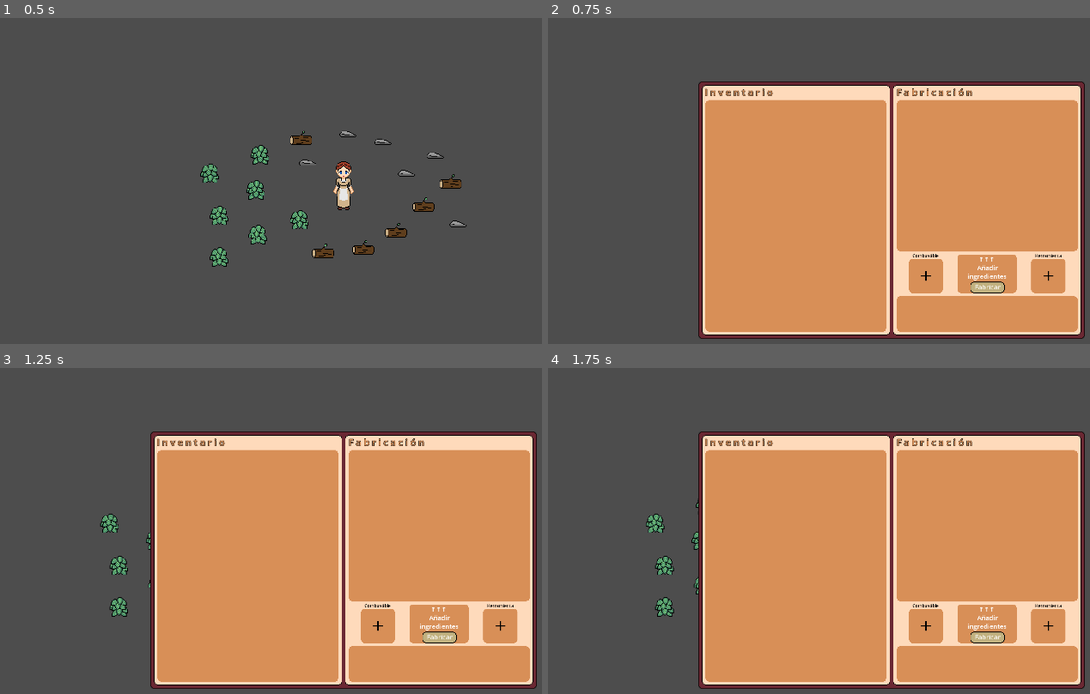
Above: before the commit, frames 1-4 (two rows, left to right).
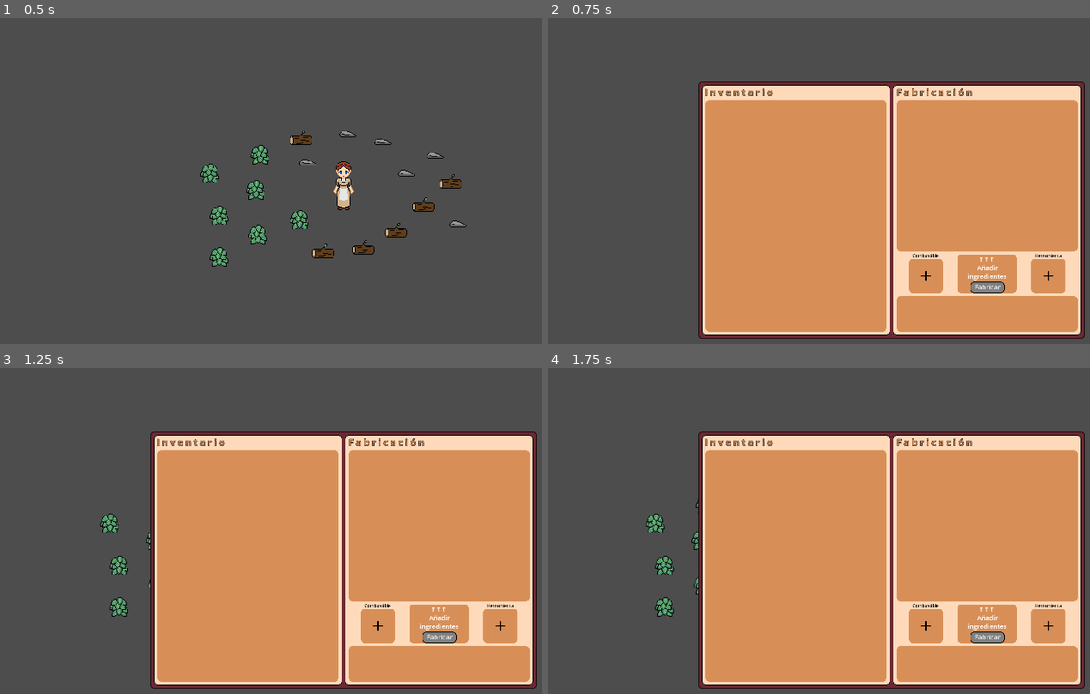
Above: after the commit, the same moments.

Repository: MarcosGomez66/isla_solitaria
Game: Godot game, scene res://main/testscene.tscn
The game is run twice, just before and just after one commit, with the same random seed, the same clock (stepped at 60 frames per second) and the same inputs.
Inputs (mouse positions are in pixels of both pictures, inside the frame that each line leads up to):
- Up to frame 1 (0.5 s): no input
- Up to frame 2 (0.75 s): tap Enter at 0.5 s; hold D (move_right) from 0.53 s (still down); hold R (craft) from 0.53 s (still down)
- Up to frame 3 (1.25 s): keep holding D (move_right); keep holding R (craft); tap F (interact) at 0.8 s
- Up to frame 4 (1.75 s): release D (move_right) at 1.25 s; release R (craft) at 1.25 s; click (927, 625) at 1.27 s

Frame 1 is identical in both runs. In frame 2, 0.2% of the frame differs, in the area x 77-85%, y 81-85%; in frame 3, 0.2%; in frame 4, 0.2%.

Commit message:
agregar el codigo para la fabricacion de objetos desde el menu

Diff:
--- a/inventory_craft.gd
+++ b/inventory_craft.gd
@@ -12,6 +12,8 @@
 var max_items = 2
 var max_stack = 5
 
+var not_stackable = ['pole', 'pic', 'axe', 'knife', 'hammer']
+
 #variables para la comprovacion
 
 func _ready() -> void:
@@ -21,7 +23,9 @@
 	define_recipes()
 
 	add_item()
-	craft_button_status('', '', '')
+	craft_button_status('', '')
+
+	conectar_boton()
 
 func update_inventory():
 	#Aca empieza el codigo nuevo
@@ -86,6 +90,7 @@
 	update_entry_items()
 	check_recipe()
 
+	update_out_item()
 
 # manejo de receta
 @onready var craft_button = $Panel/DoneButton
@@ -98,10 +103,16 @@
 @onready var tool_acept_button = $Panel/ToolPanel/AceptButton
 @onready var tool_cancel_button = $Panel/ToolPanel/CancelButton
 
+@onready var craft_timer = $Panel/CraftTimer
+var current_recipe = {}
+var output_item = {}
+var is_crafting := false
+var craft_time := 0.0
+
 var recipes = []
-var metadatos = ['type', 'uses', 'fuel_req', 'tool_req', 'healing', 'damage'] #metadatos que pueden tener los items
-
-# agregar cuerda para pruebas
+# algunos metadatos que puedo usar = 'type', 'uses', 'fuel_req', 'tool_req', 'healing', 'damage', craft_time
+
+# agregar items para pruebas
 func add_item():
 	inventory.append(
 		{
@@ -112,11 +123,13 @@
 			'meta': {
 					'type': 'material',
 					'fuel_req': 'none',
-					'tool_req': 'none'
+					'tool_req': 'none',
+					'craft_time': 3
 				}
 		}
 	)
 
+#manejar las recetas desde un archivo .gd aparte
 func define_recipes():
 	recipes = [
 		{ #cuerda
@@ -129,7 +142,23 @@
 				'meta': {
 					'type': 'material',
 					'fuel_req': 'none',
-					'tool_req': 'none'
+					'tool_req': 'none',
+					'craft_time': 3
+				}
+			}
+		},
+		{ #pico improvisado
+			'in': [{'name': 'Madera', 'count': 1}, {'name': 'Piedra', 'count': 1}, {'name': 'Cuerda', 'count': 1}],
+			'out': {
+				'name': 'Pico improvisado',
+				'count': 1,
+				'icon': preload("res://assets/inventory_icons/pico_improvisado_icon.png"),
+				'description': 'Herramienta util para obtener minerales de peñascos',
+				'meta': {
+					'type': 'pickaxe',
+					'fuel_req': 'none',
+					'tool_req': 'none',
+					'craft_time': 5
 				}
 			}
 		},
@@ -143,21 +172,23 @@
 				'meta': {
 					'type': 'axe',
 					'fuel_req': 'none',
-					'tool_req': 'none'
-				}
-			}
-		},
-		{ #pico improvisado
-			'in': [{'name': 'Madera', 'count': 1}, {'name': 'Piedra', 'count': 1}, {'name': 'Cuerda', 'count': 1}],
-			'out': {
-				'name': 'Pico improvisado',
-				'count': 1,
-				'icon': preload("res://assets/inventory_icons/pico_improvisado_icon.png"),
-				'description': 'Herramienta util para obtener minerales de peñascos',
-				'meta': {
-					'type': 'pickaxe',
-					'fuel_req': 'none',
-					'tool_req': 'none'
+					'tool_req': 'none',
+					'craft_time': 5
+				}
+			}
+		},
+		{ #martillo improvisado
+			'in': [{'name': 'Madera', 'count': 1}, {'name': 'Piedra', 'count': 1}, {'name': 'Cuerda', 'count': 3}],
+			'out': {
+				'name': 'Martillo improvisado',
+				'count': 1,
+				'icon': preload("res://assets/inventory_icons/martillo_improvisado_icon.png"),
+				'description': 'Herramienta util para golpear la madera o el metal',
+				'meta': {
+					'type': 'hammer',
+					'fuel_req': 'none',
+					'tool_req': 'none',
+					'craft_time': 5
 				}
 			}
 		},
@@ -171,28 +202,49 @@
 				'meta': {
 					'type': 'knife',
 					'fuel_req': 'none',
-					'tool_req': 'none'
+					'tool_req': 'none',
+					'craft_time': 5
+				}
+			}
+		},
+		{ #garrote
+			'in': [{'name': 'Madera', 'count': 1}, {'name': 'Cuerda', 'count': 1}],
+			'out': {
+				'name': 'Garrote',
+				'count': 1,
+				'icon': preload("res://assets/inventory_icons/garrote_icon.png"),
+				'description': 'Arma provicional pero mejor que nada',
+				'meta': {
+					'type': 'pole',
+					'fuel_req': 'none',
+					'tool_req': 'none',
+					'craft_time': 5
 				}
 			}
 		},
 	]
 
+func conectar_boton(): #hubicar mejor despues xd
+	craft_button.pressed.connect(_on_craft_button_pressed)
+
 func check_recipe():
-	var output_item = {}
+	current_recipe = {}
+	output_item = {}
 	var fuel = 'missing'
 	var tool = 'missing'
 	for recipe in recipes:
 		var found = compare_ing(entry_items, recipe['in'])
 		if found == true:
-			output_item = recipe
+			current_recipe = recipe['in'].duplicate(true)
+			output_item = recipe['out'].duplicate(true)
 	#intento de manejo de combustible y herramienta requeridas
 	if output_item:
-		fuel = fuel_contoller(output_item['out'])
-		tool = tool_contoller(output_item['out'])
+		fuel = fuel_contoller()
+		tool = tool_contoller()
 	#intento de manejo de boton dinamico y dibujo
-	craft_button_status(fuel, tool, output_item)
+	craft_button_status(fuel, tool)
 	if output_item:
-		update_out_item(output_item['out'])
+		update_out_item()
 	else:
 		for i in out_item_container.get_children():
 			i.queue_free()
@@ -203,46 +255,93 @@
 	for r in recipe:
 		var found = false
 		for e in entry:
-			if e['name'] == r['name'] and e['count'] == r['count']:
+			if e['name'] == r['name'] and e['count'] >= r['count']:
 				found = true
 				break
 		if not found:
 			return false
 	return true
 
-func fuel_contoller(out):
+func fuel_contoller():
 	#por el momento solo retornar el estado
-	if out['meta']['fuel_req'] == 'none':
+	if output_item['meta']['fuel_req'] == 'none':
 		return 'done'
 	return 'missing'
 
-func tool_contoller(out):
-	if out['meta']['tool_req'] == 'none':
+func tool_contoller():
+	if output_item['meta']['tool_req'] == 'none':
 		return 'done'
 	return 'missing'
 
-func craft_button_status(fuel, tool, out):
-	craft_button_text.text = '↑↑↑ \n Añadir ingredientes'
-	craft_button.disabled = true
-	if fuel != 'done' and tool != 'done' and entry_items:
-		craft_button_text.text = '↑↑↑ \n Ingredientes incorrectos'
+func craft_button_status(fuel, tool):
+	if is_crafting:
+		var remaining = craft_timer.time_left
+		craft_button_text.text = 'fabricando: %.1f s' % remaining
+		if remaining == 0.0:
+			_on_craftTimer_timeout()
+	else:
+		craft_button_text.text = '↑↑↑ \n Añadir ingredientes'
 		craft_button.disabled = true
-	if fuel != 'done' and tool != 'done' and out:
-		craft_button_text.text = '←←← \n Añadir combustible'
-		craft_button.disabled = true
-	if fuel == 'done' and tool != 'done' and out:
-		craft_button_text.text = '→→→ \n Añadir herramienta'
-		craft_button.disabled = true
-	if fuel == 'done' and tool == 'done' and out:
-		craft_button_text.text = '↓↓↓ \n Todo listo'
-		craft_button.disabled = false
-
-func update_out_item(item):
-	#print(item['name'])
-
-	for i in out_item_container.get_children():
-		i.queue_free()
-	var card = item_card_scene.instantiate()
-	out_item_container.add_child(card)
-	card.set_item(item)
-	#card.move_pressed.connect(_on_move_from_entry)
+		if fuel != 'done' and tool != 'done' and entry_items:
+			craft_button_text.text = '↑↑↑ \n Ingredientes incorrectos'
+			craft_button.disabled = true
+		if fuel != 'done' and tool != 'done' and output_item:
+			craft_button_text.text = '←←← \n Añadir combustible'
+			craft_button.disabled = true
+		if fuel == 'done' and tool != 'done' and output_item:
+			craft_button_text.text = '→→→ \n Añadir herramienta'
+			craft_button.disabled = true
+		if fuel == 'done' and tool == 'done' and output_item:
+			craft_button_text.text = '↓↓↓ \n Todo listo'
+			craft_button.disabled = false
+
+func update_out_item():
+	if output_item:
+		for i in out_item_container.get_children():
+			i.queue_free()
+		var card = item_card_scene.instantiate()
+		out_item_container.add_child(card)
+		card.set_item(output_item)
+		var btn = card.get_child(2)
+		btn.visible = false
+	return
+
+func _on_craft_button_pressed():
+	if is_crafting:
+		return
+
+	is_crafting = true
+	craft_time = output_item['meta']['craft_time']
+	craft_timer.start(craft_time)
+	refresh_ui()
+
+func consume_ingredients():
+	for ing in current_recipe:
+		for ing2 in entry_items:
+			if ing['name'] == ing2['name']:
+				ing['count'] -= ing2['count']
+				if ing['count'] <= 0:
+					entry_items.erase(ing2)
+
+func _process(delta: float) -> void:
+	if is_crafting:
+		craft_button_status('done', 'done')
+
+func _on_craftTimer_timeout():
+	is_crafting = false
+	add_out_to_inventory()
+
+func add_out_to_inventory():
+	#buscar stack existente
+	for slot in inventory:
+		if slot['name'] == output_item['name'] and slot['count'] < max_stack and output_item['meta']['type'] not in not_stackable:
+			slot['count'] += output_item['count']
+			output_item = {}
+			consume_ingredients()
+			refresh_ui()
+			return
+	#crear nuevo stack
+	inventory.append(output_item)
+	output_item = {}
+	consume_ingredients()
+	refresh_ui()
--- a/main/inventory_craft.tscn
+++ b/main/inventory_craft.tscn
@@ -6,6 +6,7 @@
 [ext_resource type="Texture2D" uid="uid://bmmlq2u3o8e5y" path="res://assets/inventory_backgrounds/fondo_btn_usar.png" id="4_pgaex"]
 [ext_resource type="Texture2D" uid="uid://le2da0dwjup8" path="res://assets/inventory_backgrounds/add_icon.png" id="5_eafaq"]
 [ext_resource type="Texture2D" uid="uid://iwbosbyuid6k" path="res://assets/inventory_backgrounds/fondo_fuel_controller.png" id="5_luhk6"]
+[ext_resource type="Texture2D" uid="uid://cqrrmyejqcu05" path="res://assets/inventory_backgrounds/fondo_btn_disable.png" id="5_r3x8u"]
 
 [sub_resource type="StyleBoxEmpty" id="StyleBoxEmpty_x3lkk"]
 
@@ -151,6 +152,7 @@
 offset_right = 428.0
 offset_bottom = 296.0
 texture_normal = ExtResource("4_pgaex")
+texture_disabled = ExtResource("5_r3x8u")
 
 [node name="Label" type="Label" parent="Panel/DoneButton"]
 custom_minimum_size = Vector2(48, 16)
@@ -379,3 +381,6 @@
 vertical_alignment = 1
 autowrap_mode = 2
 clip_text = true
+
+[node name="CraftTimer" type="Timer" parent="Panel"]
+one_shot = true
--- a/player/player.gd
+++ b/player/player.gd
@@ -69,7 +69,8 @@
 						'name': object_node.object_name,
 						'icon': object_node.object_icon,
 						'description': object_node.object_description,
-						'count': dif
+						'count': dif,
+						'meta': object_node.meta
 					}
 					inventory.append(new_slot)
 				# actualiza el ui
@@ -86,7 +87,8 @@
 			'name': object_node.object_name,
 			'icon': object_node.object_icon,
 			'description': object_node.object_description,
-			'count': object_node.quantity
+			'count': object_node.quantity,
+			'meta': object_node.meta
 		}
 		inventory.append(new_slot)
 		# actualiza el ui
--- a/scenas/arbusto.gd
+++ b/scenas/arbusto.gd
@@ -2,7 +2,7 @@
 
 # datos que se van a pasar al invetario
 @export var object_name := 'Fibra vegetal'
-@export var object_icon = Texture2D
+@export var object_icon = Texture2D #este icono es para el inventario no para el mundo
 @export var object_description = 'Recurso basico de construccion, se puede recolectar directamente del suelo'
 @export var quantity = 3
 var meta = {
--- a/scenas/item_card.tscn
+++ b/scenas/item_card.tscn
@@ -60,7 +60,7 @@
 vertical_alignment = 2
 
 [node name="Info" type="VBoxContainer" parent="."]
-custom_minimum_size = Vector2(152, 48)
+custom_minimum_size = Vector2(153, 48)
 layout_mode = 0
 offset_left = 50.0
 offset_top = 1.0
--- a/scenas/madera.gd
+++ b/scenas/madera.gd
@@ -5,6 +5,9 @@
 @export var object_icon = Texture2D
 @export var object_description = 'Recurso basico de construccion, se puede recolectar directamente del suelo o talando arboles comunes'
 @export var quantity = 1
+var meta = {
+	'type': 'resourse',
+}
 
 func _ready():
 	connect("body_entered", _on_body_entered)
--- a/scenas/piedra.gd
+++ b/scenas/piedra.gd
@@ -5,6 +5,9 @@
 @export var object_icon = Texture2D
 @export var object_description = 'Recurso basico de construccion, se puede recolectar directamente del suelo o extraerlo de peñascos con un pico'
 @export var quantity = 1
+var meta = {
+	'type': 'resourse',
+}
 
 func _ready():
 	connect("body_entered", _on_body_entered)
Binary file added: assets/inventory_backgrounds/fondo_btn_disable.png
Not shown, added: assets/inventory_backgrounds/fondo_btn_disable.png.import
Not shown: 1 places in main/inventory_craft.tscn that only renumber resources
Not shown, changed: assets/fondo_btn.kra
Not shown, changed: assets/fondo_btn.kra~
